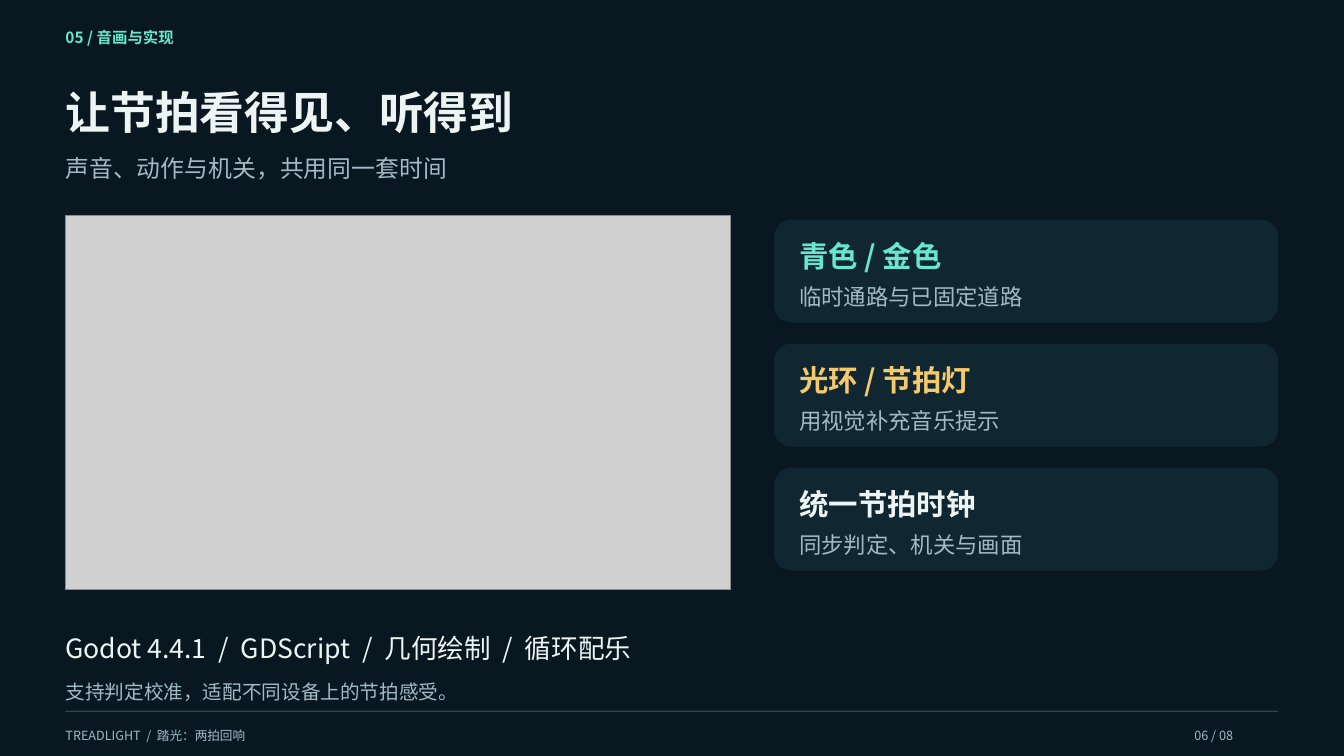
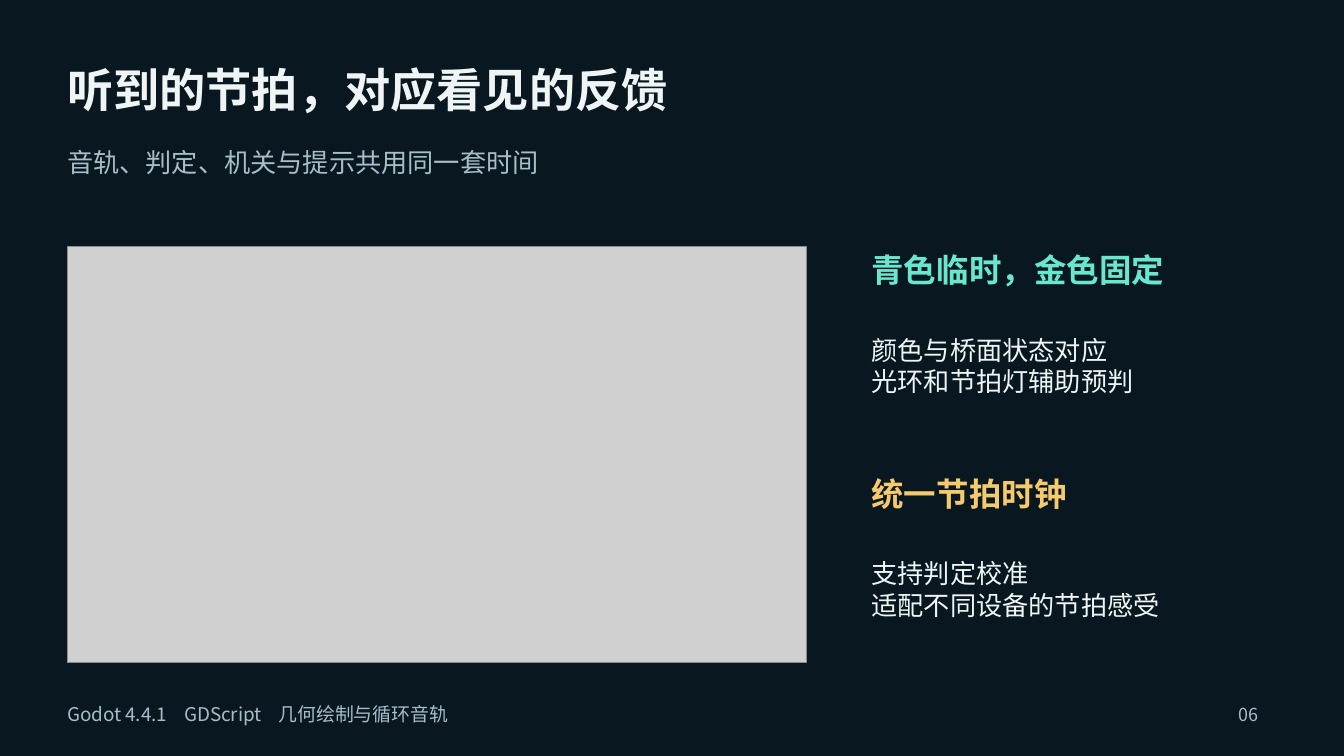
Before and after one commit to xunraozhou/treadlight, a slide deck: slide 6 of docs/presentation/Treadlight-presentation.pptx. Drawn at 1344x756 pixels with LibreOffice and Linux fonts; fonts in the diff are those of the drawing; grey boxes stand for pictures. Boxes give left, top, right and bottom in pixels: in the first picture for what was removed or moved away, otherwise in the second. Text is boxed around its words. In the diff, an @@ line names an element or a change of style, - is before the commit and + after.

```diff
--- a/docs/presentation/Treadlight-presentation.pptx
+++ b/docs/presentation/Treadlight-presentation.pptx
@@ text removed at <box>65,30,174,45</box> @@
-05 / 音画与实现
@@ text at <box>67,67,668,113</box>: text changed; size 32 to 33 pt; text colour #EDF5F4 to #EEF5F4 @@
-让节拍看得见、听得到
+听到的节拍，对应看见的反馈
@@ text at <box>67,150,539,174</box>: text changed; size 17 to 18.8 pt; text colour #A3BAC5 to #A7BEC8 @@
-声音、动作与机关，共用同一套时间
+音轨、判定、机关与提示共用同一套时间
@@ rounded rectangle removed at <box>774,220,1278,323</box> @@
@@ picture: place and size @@
-picture at <box>66,216,731,590</box>
+picture at <box>68,247,807,662</box>
@@ text at <box>871,254,1164,287</box>: text changed; size 21 to 23.2 pt @@
-青色 / 金色
+青色临时，金色固定
@@ text removed at <box>799,286,1022,307</box> @@
-临时通路与已固定道路
@@ rounded rectangle removed at <box>774,344,1278,447</box> @@
@@ text at <box>871,338,1133,393</box>: text changed; size 21 to 18.8 pt; text colour #F5C96D to #EEF5F4; bold off @@
-光环 / 节拍灯
+颜色与桥面状态对应
+光环和节拍灯辅助预判
@@ text removed at <box>799,410,1000,431</box> @@
-用视觉补充音乐提示
@@ rounded rectangle removed at <box>774,468,1278,571</box> @@
@@ text "统一节拍时钟": place and size @@
-text "统一节拍时钟" at <box>799,490,975,518</box>
+text "统一节拍时钟" at <box>871,478,1066,509</box>
@@ text "统一节拍时钟" at <box>871,478,1066,509</box>: size 21 to 23.2 pt, text colour #EDF5F4 to #F5C96D; line spacing 1.15 to 1; less space between paragraphs @@
@@ text removed at <box>799,534,1022,555</box> @@
-同步判定、机关与画面
@@ text at <box>871,561,1159,617</box>: text changed; size 14 to 18.8 pt; text colour #A3BAC5 to #EEF5F4 @@
-支持判定校准，适配不同设备上的节拍感受。
+支持判定校准
+适配不同设备的节拍感受
@@ rectangle removed at <box>66,711,1278,712</box> @@
@@ text at <box>67,705,448,726</box>: text changed; size 19 to 13.5 pt; text colour #EDF5F4 to #A7BEC8 @@
-Godot 4.4.1 / GDScript / 几何绘制 / 循环配乐
+Godot 4.4.1 GDScript 几何绘制与循环音轨
@@ text at <box>1239,707,1259,721</box>: text changed; size 9 to 12.8 pt; text colour #A3BAC5 to #A7BEC8 @@
-06 / 08
+06
@@ text removed at <box>65,729,245,741</box> @@
-TREADLIGHT / 踏光：两拍回响
```
Also in this commit, not shown: 6 other slides changed, 1 slide added, 1 slide removed, 43 other files.
